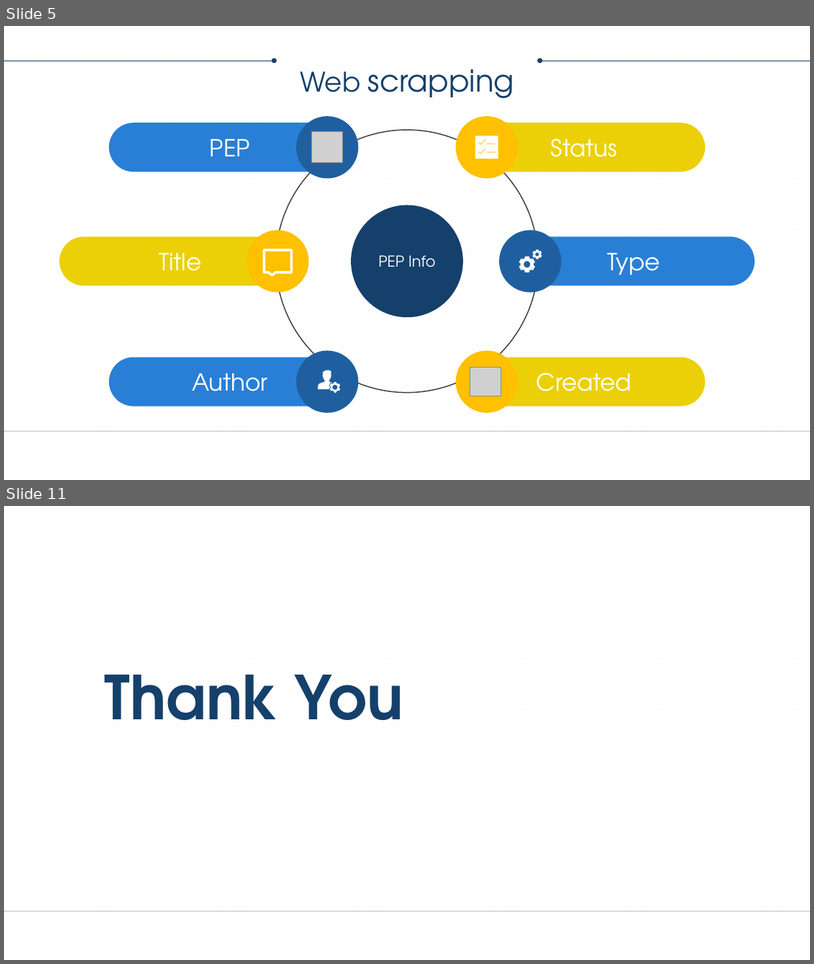
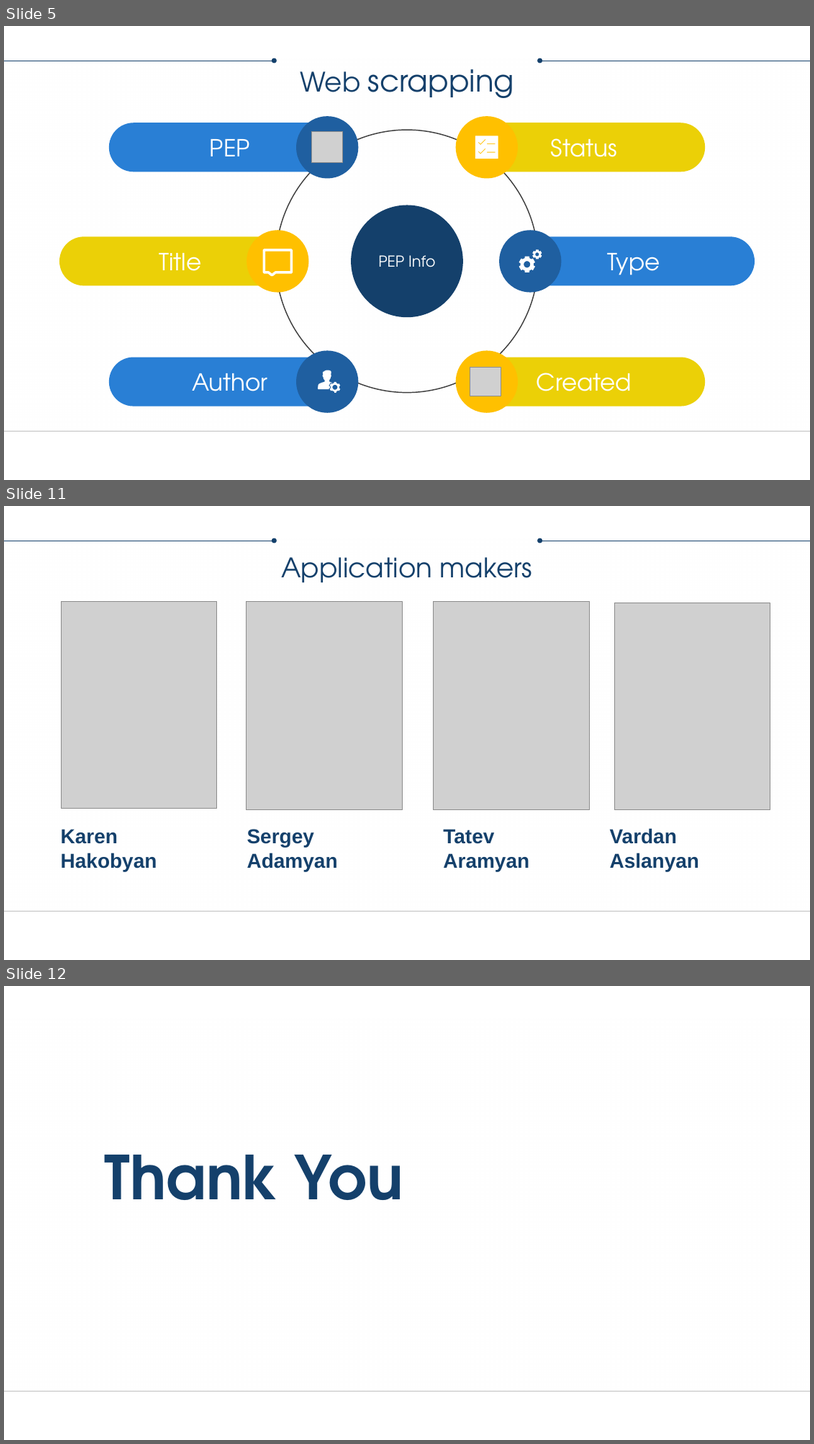
Before and after one commit to segadamyan/peps, a slide deck: PEP's Project.pptx. Shown one above the other, each under a label of ours: slides 5 and 11 before the commit, slides 5, 11 and 12 after it; the slides between them are not shown. The pictures are 814x964 and 814x1444 pixels, drawn with LibreOffice and Linux fonts; fonts in the diff are those of the drawing; grey boxes stand for pictures; background and template pictures are left out. Boxes give left, top, right and bottom in pixels: in the first picture for what was removed or moved away, otherwise in the second. Text is boxed around its words. In the diff, an @@ line names an element or a change of style, - is before the commit and + after.

```diff
--- a/PEP's Project.pptx
+++ b/PEP's Project.pptx
@@ slide 11 added at box(4, 506, 810, 960), background #FFFFFF; not listed: 2 template elements that a slide beside it also shows @@
@@ arrow added from (4, 541) to (275, 541), #143F6A 0.75 pt @@
@@ arrow added from (810, 541) to (540, 541), #143F6A 0.75 pt @@
@@ text added at box(281, 557, 533, 582), 32 pt, text #143F6A @@
+Application makers
@@ picture added at box(62, 601, 217, 808) @@
@@ picture added at box(246, 601, 403, 810) @@
@@ picture added at box(434, 601, 590, 810) @@
@@ picture added at box(615, 602, 771, 811) @@
@@ text added at box(61, 829, 157, 871), 24 pt, text #143F6A, bold @@
+Karen Hakobyan
@@ text added at box(247, 829, 338, 871), 24 pt, text #143F6A, bold @@
+Sergey Adamyan
@@ text added at box(443, 829, 530, 871), 24 pt, text #143F6A, bold @@
+Tatev Aramyan
@@ text added at box(610, 828, 700, 871), 24 pt, text #143F6A, bold @@
+Vardan Aslanyan
@@ what was slide 11 is now slide 12 @@
```
Also in this commit, not shown: 5 slides changed, 1 other slide added, 1 slide removed.
